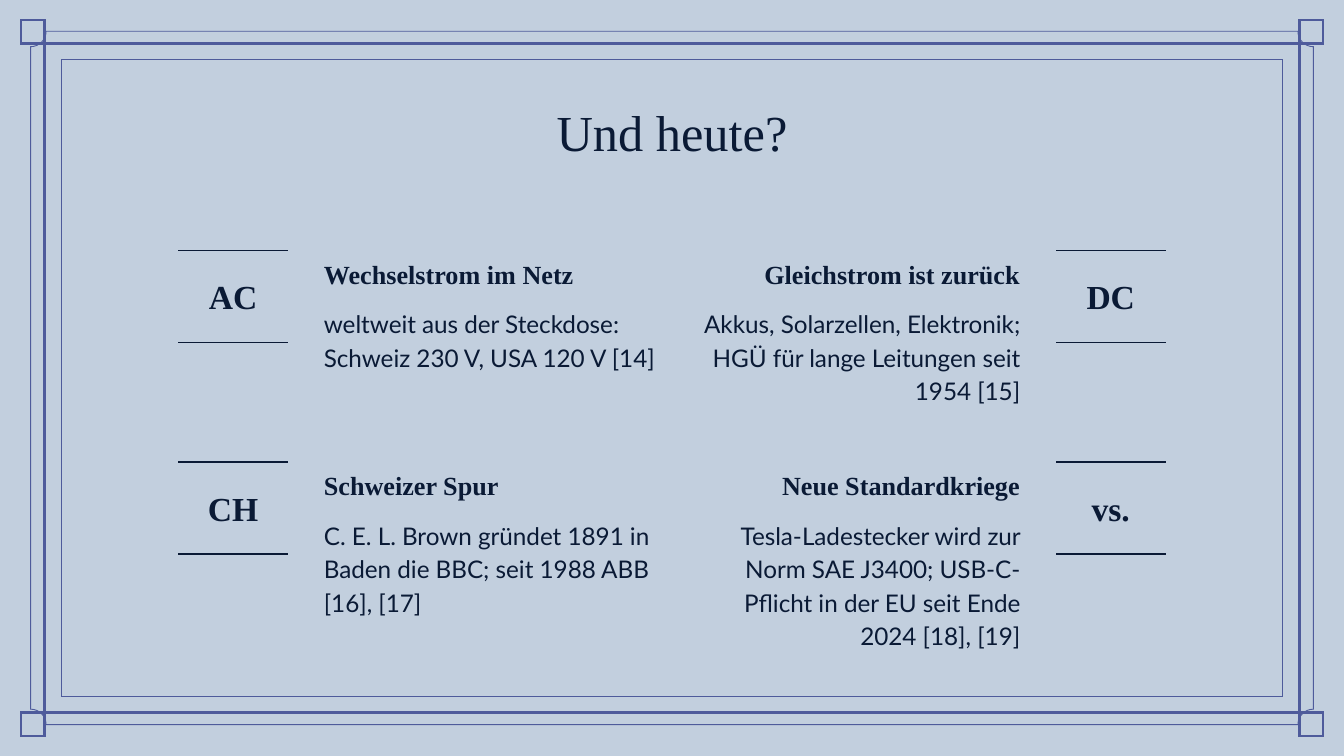
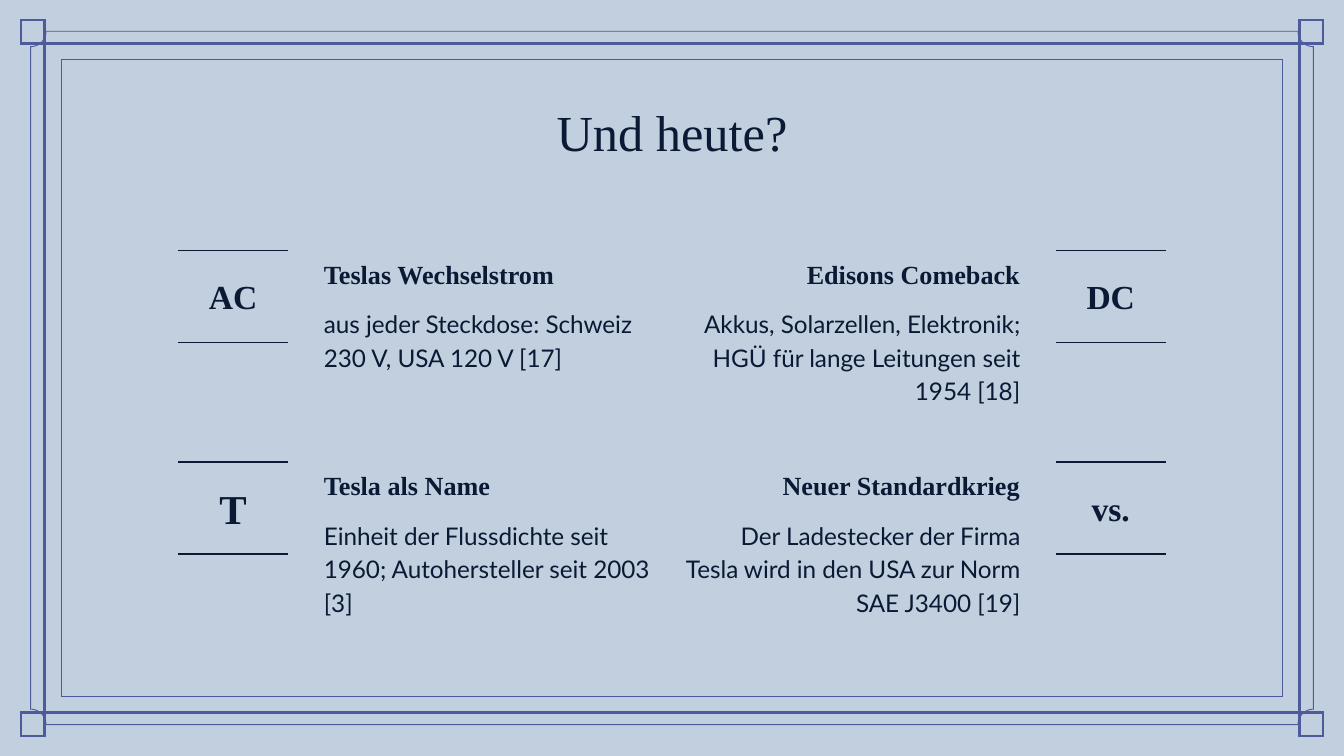
Before and after one commit to simonbruder-hub/Edison_vs_Westinghouse, a slide deck: slide 15 of abgabe/Praesentation_Stromkrieg_Bruder.pptx (slide 14 before the commit). Drawn at 1344x756 pixels with LibreOffice and Linux fonts; fonts in the diff are those of the drawing; background and template pictures are left out. Boxes give left, top, right and bottom in pixels: in the first picture for what was removed or moved away, otherwise in the second. Text is boxed around its words. In the diff, an @@ line names an element or a change of style, - is before the commit and + after.

```diff
--- a/abgabe/Praesentation_Stromkrieg_Bruder.pptx
+++ b/abgabe/Praesentation_Stromkrieg_Bruder.pptx
@@ subtitle at [324, 266, 553, 285]: text changed @@
-Wechselstrom im Netz
+Teslas Wechselstrom
@@ subtitle at [807, 266, 1020, 285]: text changed @@
-Gleichstrom ist zurück
+Edisons Comeback
@@ subtitle at [324, 315, 632, 371]: text changed @@
-weltweit aus der Steckdose: Schweiz 230 V, USA 120 V [14]
+aus jeder Steckdose: Schweiz 230 V, USA 120 V [17]
@@ subtitle at [704, 315, 1021, 404]: text changed @@
-Akkus, Solarzellen, Elektronik; HGÜ für lange Leitungen seit 1954 [15]
+Akkus, Solarzellen, Elektronik; HGÜ für lange Leitungen seit 1954 [18]
@@ subtitle at [324, 477, 490, 496]: text changed @@
-Schweizer Spur
+Tesla als Name
@@ subtitle at [783, 477, 1020, 501]: text changed @@
-Neue Standardkriege
+Neuer Standardkrieg
@@ text at [219, 497, 246, 524]: text changed; size 18 to 22 pt @@
-CH
+T
@@ subtitle at [324, 527, 649, 616]: text changed @@
-C. E. L. Brown gründet 1891 in Baden die BBC; seit 1988 ABB [16], [17]
+Einheit der Flussdichte seit 1960; Autohersteller seit 2003 [3]
@@ subtitle at [686, 527, 1021, 616]: text changed @@
-Tesla-Ladestecker wird zur Norm SAE J3400; USB-C-Pflicht in der EU seit Ende 2024 [18], [19]
+Der Ladestecker der Firma Tesla wird in den USA zur Norm SAE J3400 [19]
```
Also in this commit, not shown: 18 other slides changed, 1 slide added, 13 other files.
